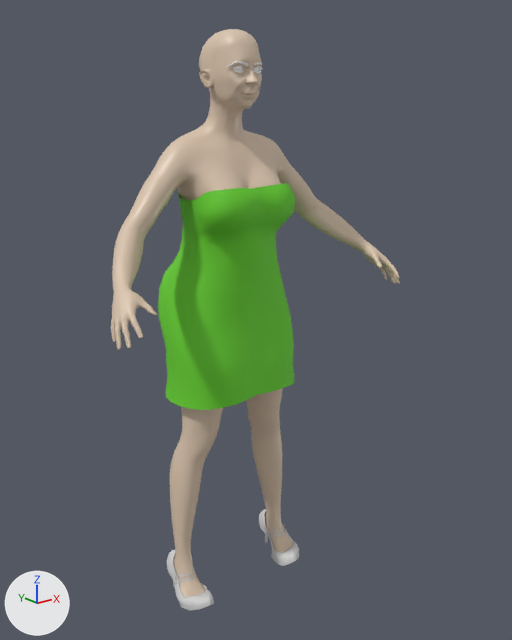
Two versions of the FBX model Assets/Models/Humans/Mairead/Mairead.fbx, one commit apart.
Rendered twice from a camera (50 mm lens) standing at (-3.52, -4.67, 4.39) and looking at (0.21, 0.0, 2.52). Arrows for +X, +Y and +Z are at lower left; the lights stay in place. The older version comes first.

The older version as bpy lines, for what is in view:
```python
ob_mairead_body = bpy.data.objects.new('Mairead.body', me_mairead_bodymesh_001)
ob_mairead_body.location = (0.0, 0.0, 0.0)
ob_mairead_elv_simple_fashiondressd = bpy.data.objects.new('Mairead.elv_simple_fashiondressd', me_mairead_elv_simple_fashiondressdmesh_004)
ob_mairead_elv_simple_fashiondressd.location = (0.0, 0.0, 0.0)
ob_mairead_high_heels_library = bpy.data.objects.new('Mairead.high_heels_Library', me_mairead_high_heels_librarymesh_001)
ob_mairead_high_heels_library.location = (0.0, 0.0, 0.0)
```
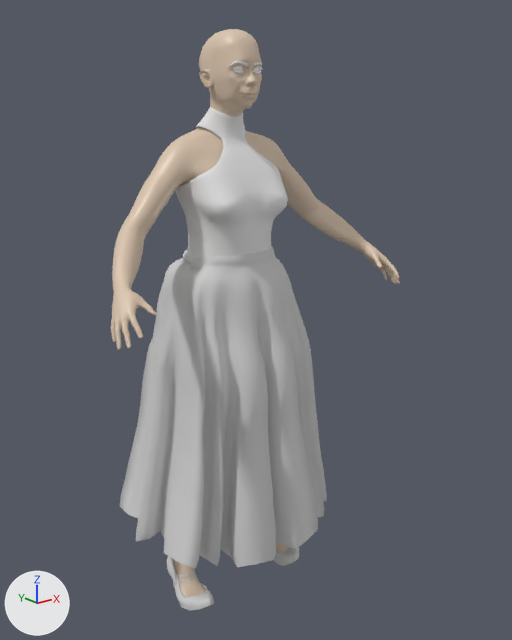
The newer file is also turned or shifted as a whole; pictures and numbers use the older file's frame.

The change, as a list of edits to the scene's bpy script:
```text
Add mat_mairead_turtleneck_halter_001:
    mat_mairead_turtleneck_halter_001 = principled_material('Mairead.Turtleneck_Halter.001')
    mat_mairead_turtleneck_halter_001.base_color = (0.8, 0.8, 0.8)  # white #e7e7e7
    mat_mairead_turtleneck_halter_001.roughness = 0.7
Add me_mairead_turtleneck_haltermesh_002:
    me_mairead_turtleneck_haltermesh_002.from_pydata(...)  # 2875 vertices, 2752 faces; spans x -0.459..0.455, y -0.31..0.428, z 3.184..4.378
    me_mairead_turtleneck_haltermesh_002.materials.append(mat_mairead_turtleneck_halter_001)  # white #e7e7e7
Add me_mairead_skirt_full_longmesh_002:
    me_mairead_skirt_full_longmesh_002.from_pydata(...)  # 2992 vertices, 2924 faces; spans x -1.02..1.07, y -0.68..0.92, z 0.56..3.25
    me_mairead_skirt_full_longmesh_002.materials.append(mat_mairead_high_heels_library_002)  # light grey #d1d1d1
Remove ob_mairead_elv_simple_fashiondressd:
    ob_mairead_elv_simple_fashiondressd = bpy.data.objects.new('Mairead.elv_simple_fashiondressd', me_mairead_elv_simple_fashiondressdmesh_004)
    ob_mairead_elv_simple_fashiondressd.location = (0.0, 0.0, 0.0)
Add ob_mairead_turtleneck_halter:
    ob_mairead_turtleneck_halter = bpy.data.objects.new('Mairead.Turtleneck_Halter', me_mairead_turtleneck_haltermesh_002)
    ob_mairead_turtleneck_halter.location = (0.0, 0.0, -0.06)
Add ob_mairead_skirt_full_long:
    ob_mairead_skirt_full_long = bpy.data.objects.new('Mairead.Skirt_Full_Long', me_mairead_skirt_full_longmesh_002)
    ob_mairead_skirt_full_long.location = (0.0, 0.0, -0.06)
```

Where the change shows, as pixel boxes (x1, y1, x2, y2) in the pictures (512 x 640 px):
'Mairead.Skirt_Full_Long', added
    after: (120, 247, 327, 569)
'Mairead.elv_simple_fashiondressd', deleted (green)
    before: (158, 183, 295, 410)
'Mairead.Turtleneck_Halter', added
    after: (175, 107, 288, 259)
